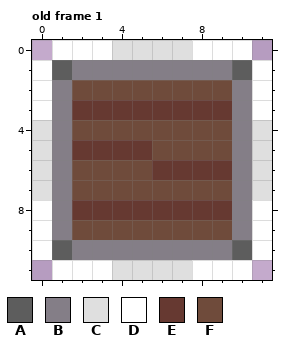
Pixel-art file -- Assets/World/Bsqr0.aseprite. The first picture shows the starting point.
12x12 pixels, 1 frame. Colours within 5 levels of each other are drawn and written as one. Shown: old frame 1. The commit also changed other frames, which this record leaves out.
Palette (. is transparent): A #5d5d5d  B #847e87  C #dfdfdf  D #ffffff  E #663931  F #6f4b3b
Pixels before, old frame 1, first column x 0:
 0 .DDDCCCCDDD.
 1 DABBBBBBBBAD
 2 DBFFFFFFFFBD
 3 DBEEEEEEEEBD
 4 CBFFFFFFFFBC
 5 CBEEEEFFFFBC
 6 CBFFFFEEEEBC
 7 CBFFFFFFFFBC
 8 DBEEEEEEEEBD
 9 DBFFFFFFFFBD
10 DABBBBBBBBAD
11 .DDDCCCCDDD.
And afterwards:
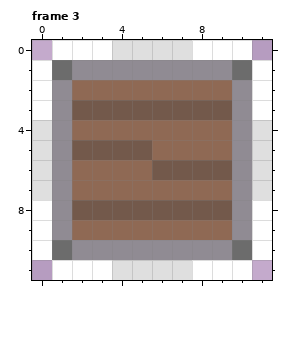
A new or re-ordered frame is compared with the old frame closest to it.
The exact change:
frames 1 -> 3
colour A: #5d5d5d -> #6c6c6c
colour B: #847e87 -> #908b93
colour E: #663931 -> #73594b
colour F: #6f4b3b -> #8f6954
